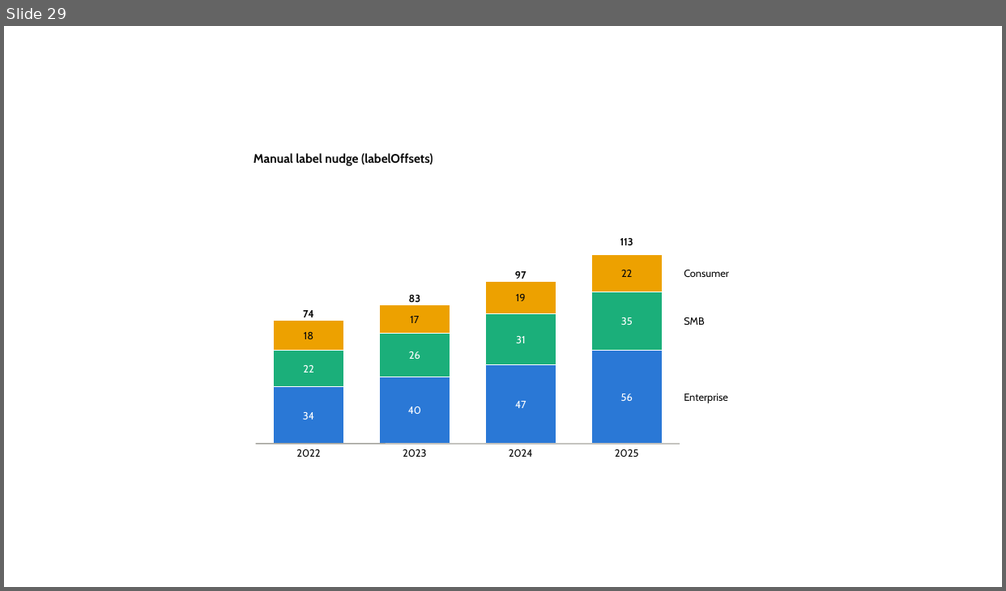
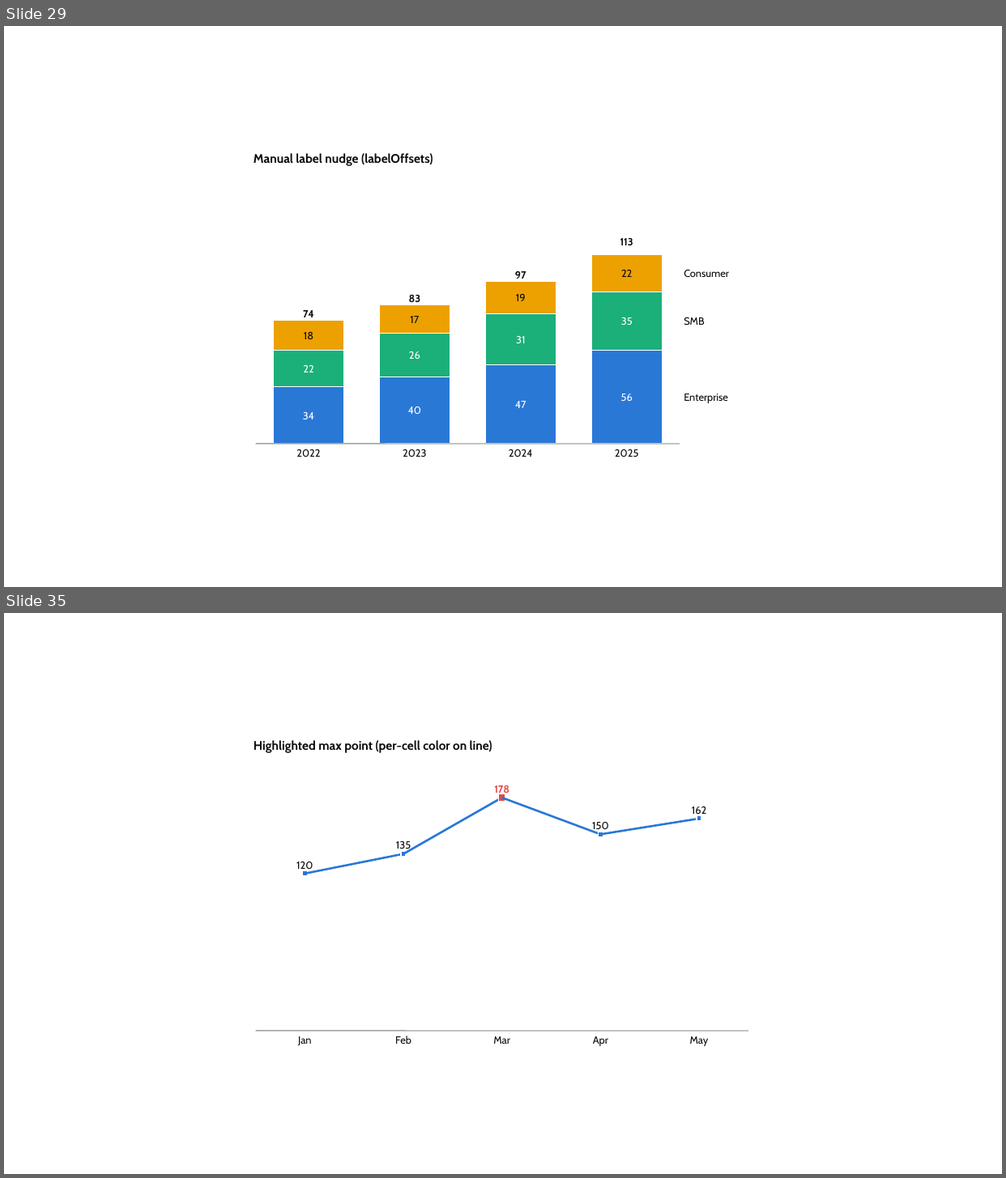
Before and after one commit to dannbleeker/PowerChart, a slide deck: examples/showcase.pptx. Shown one above the other, each under a label of ours: slide 29 before the commit, slides 29 and 35 after it; the slides between them are not shown. The pictures are 1006x591 and 1006x1178 pixels, drawn with LibreOffice and Linux fonts; fonts in the diff are those of the drawing. Boxes give left, top, right and bottom in pixels: in the first picture for what was removed or moved away, otherwise in the second. Text is boxed around its words. In the diff, an @@ line names an element or a change of style, - is before the commit and + after.

```diff
--- a/examples/showcase.pptx
+++ b/examples/showcase.pptx
@@ slide 35 added at (x1=4, y1=613, x2=1002, y2=1174), background #FFFFFF @@
@@ text added at (x1=253, y1=740, x2=492, y2=753), 12 pt, text #0B0B0B, bold @@
+Highlighted max point (per-cell color on line)
@@ line added from (404, 854) to (502, 798), #2A78D6 2 pt @@
@@ text added at (x1=494, y1=786, x2=509, y2=796), 10 pt, text #E34948, bold @@
+178
@@ rectangle added at (x1=499, y1=794, x2=505, y2=801), fill #E34948, outline #FFFFFF 1 pt @@
@@ line added from (502, 798) to (601, 835), #2A78D6 2 pt @@
@@ text added at (x1=692, y1=807, x2=707, y2=817), 10 pt, text #0B0B0B @@
+162
@@ text added at (x1=592, y1=822, x2=609, y2=833), 10 pt, text #0B0B0B @@
+150
@@ line added from (601, 835) to (700, 819), #2A78D6 2 pt @@
@@ rectangle added at (x1=697, y1=815, x2=701, y2=821), fill #2A78D6, outline #FFFFFF 1 pt @@
@@ line added from (305, 874) to (404, 854), #2A78D6 2 pt @@
@@ text added at (x1=396, y1=841, x2=411, y2=852), 10 pt, text #0B0B0B @@
+135
@@ rectangle added at (x1=401, y1=852, x2=406, y2=857), fill #2A78D6, outline #FFFFFF 1 pt @@
@@ rectangle added at (x1=599, y1=832, x2=603, y2=837), fill #2A78D6, outline #FFFFFF 1 pt @@
@@ text added at (x1=296, y1=862, x2=313, y2=872), 10 pt, text #0B0B0B @@
+120
@@ rectangle added at (x1=303, y1=871, x2=308, y2=876), fill #2A78D6, outline #FFFFFF 1 pt @@
@@ line added from (256, 1031) to (748, 1031), #A5A49E 1 pt @@
@@ text added at (x1=298, y1=1037, x2=311, y2=1046), 10 pt, text #0B0B0B @@
+Jan
@@ text added at (x1=395, y1=1036, x2=411, y2=1044), 10 pt, text #0B0B0B @@
+Feb
@@ text added at (x1=493, y1=1037, x2=510, y2=1044), 10 pt, text #0B0B0B @@
+Mar
@@ text added at (x1=593, y1=1037, x2=608, y2=1046), 10 pt, text #0B0B0B @@
+Apr
@@ text added at (x1=690, y1=1037, x2=709, y2=1046), 10 pt, text #0B0B0B @@
+May
```
Also in this commit, not shown: 5 other slides added, 18 other files.
